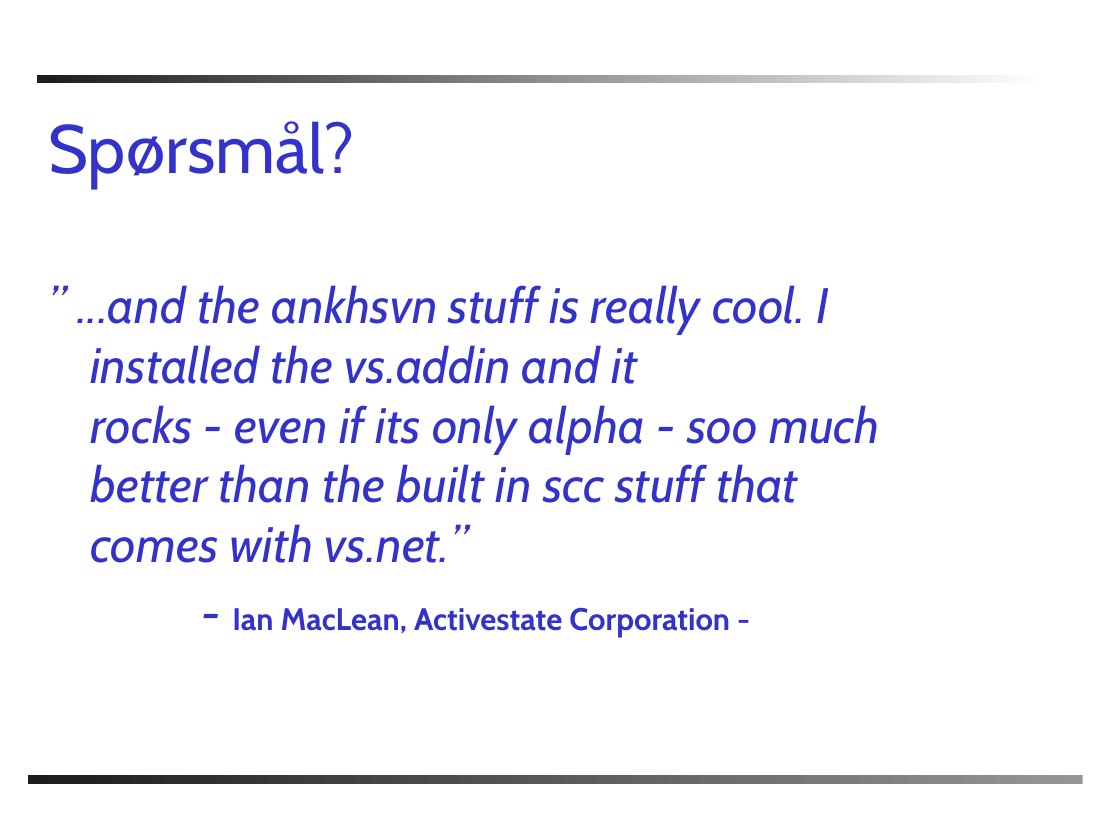
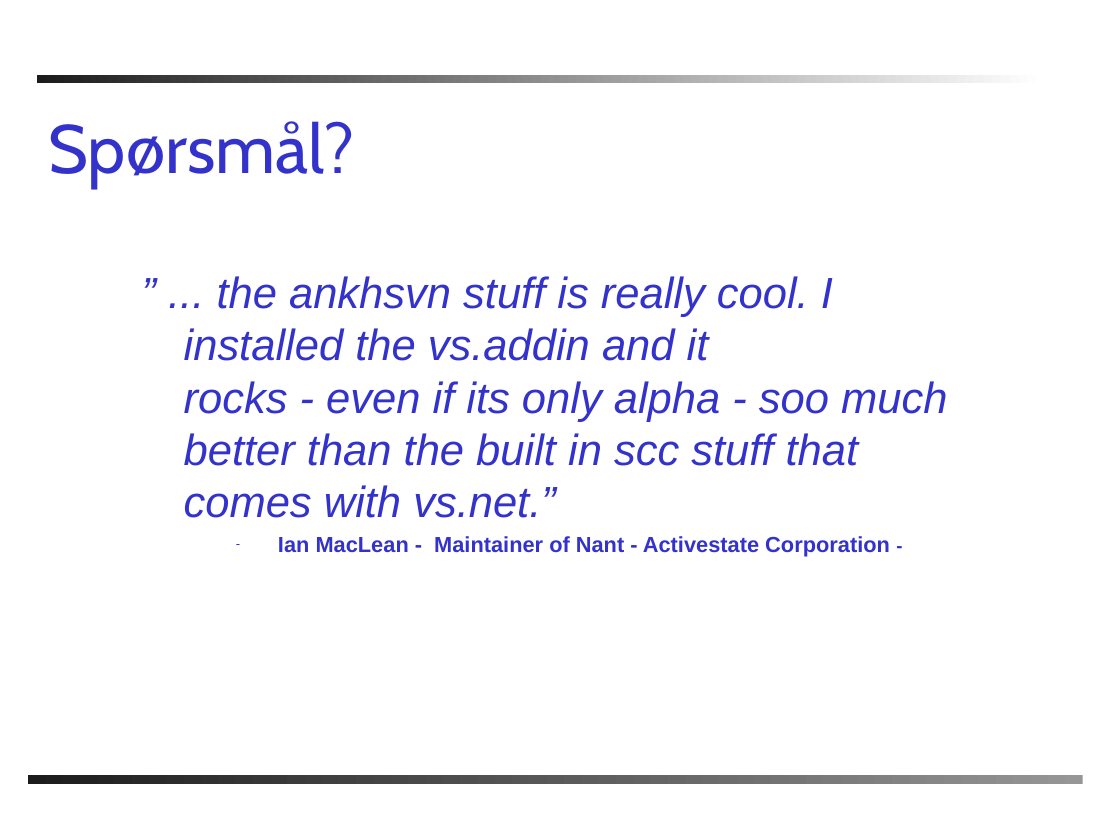
Before and after one commit to chucker/AnkhSVN, a slide deck: slide 24 of doc/powerpoint/Subversion_addin_for_VS.NET.ppt. Drawn at 1120x840 pixels with LibreOffice and Linux fonts; fonts in the diff are those of the drawing; background and template pictures are left out. Boxes give left, top, right and bottom in pixels: in the first picture for what was removed or moved away, otherwise in the second. Text is boxed around its words. In the diff, an @@ line names an element or a change of style, - is before the commit and + after.

```diff
--- a/doc/powerpoint/Subversion_addin_for_VS.NET.ppt
+++ b/doc/powerpoint/Subversion_addin_for_VS.NET.ppt
@@ text at [184,276,947,557]: text changed; size 32 to 28 pt; font Cabin to Arial @@
-” ...and the ankhsvn stuff is really cool. I installed the vs.addin and it
-rocks - even if its only alpha - soo much better than the built in scc stuff that comes with vs.net.”
-- Ian MacLean, Activestate Corporation -
+” ... the ankhsvn stuff is really cool. I installed the vs.addin and it
+rocks - even if its only alpha - soo much better than the built in scc stuff that comes with vs.net.”
+– Ian MacLean - Maintainer of Nant - Activestate Corporation -
```
Also in this commit, not shown: 15 other slides changed, 2 slides added, 2 slides removed.
